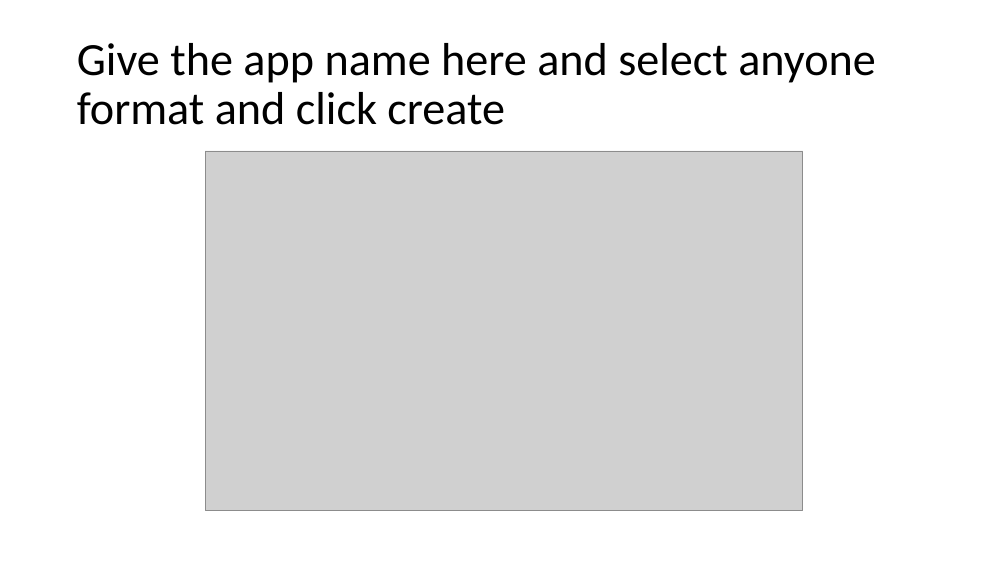
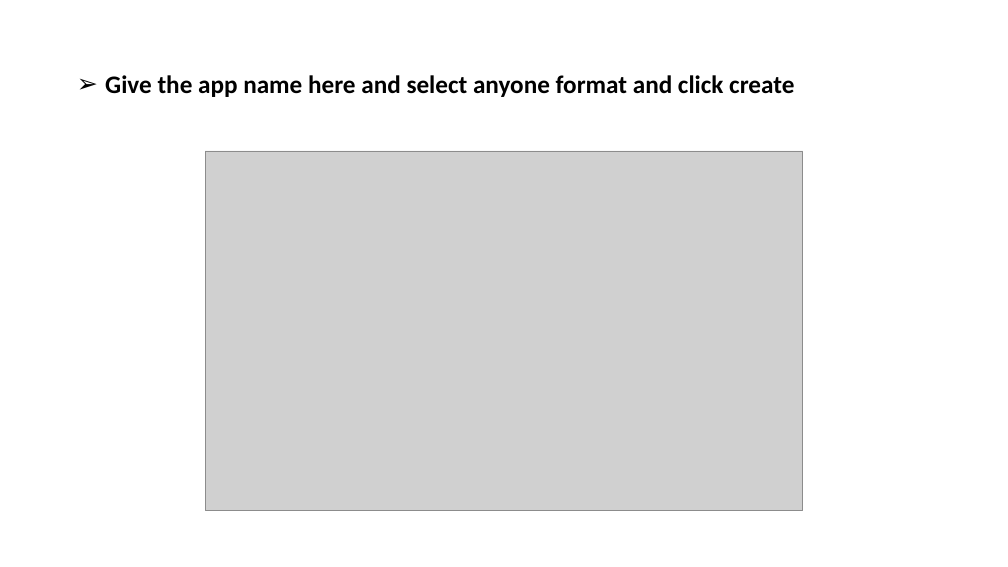
Before and after one commit to raagaraam/PowerApps, a slide deck: slide 57 of POWER APPS.pptx (slide 38 before the commit). Drawn at 1008x567 pixels with LibreOffice and Linux fonts; fonts in the diff are those of the drawing; grey boxes stand for pictures. Boxes give left, top, right and bottom in pixels: in the first picture for what was removed or moved away, otherwise in the second. Text is boxed around its words. In the diff, an @@ line names an element or a change of style, - is before the commit and + after.

```diff
--- a/POWER APPS.pptx
+++ b/POWER APPS.pptx
@@ title "Give the app name here ..." at <box>105,75,794,97</box>: size 44 to 24 pt, bold on; bullet none to ➢ @@
```
Also in this commit, not shown: 10 other slides changed, 59 slides added, 6 slides removed.
